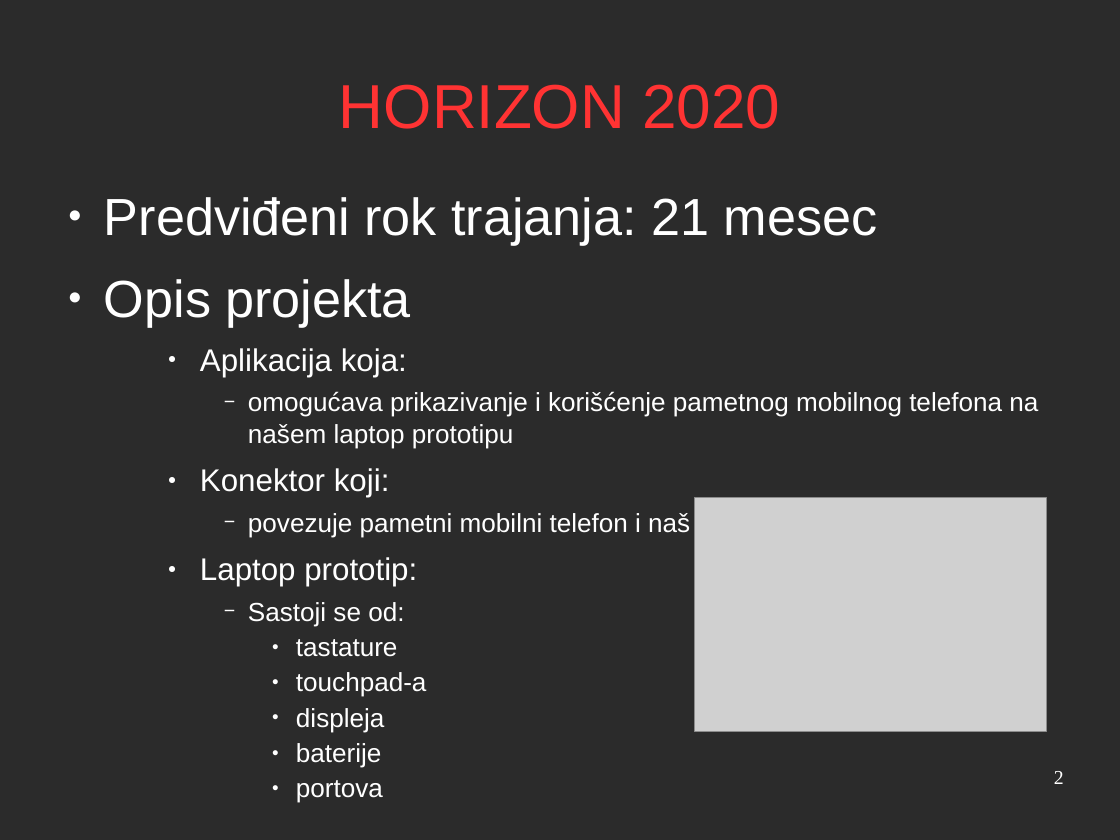
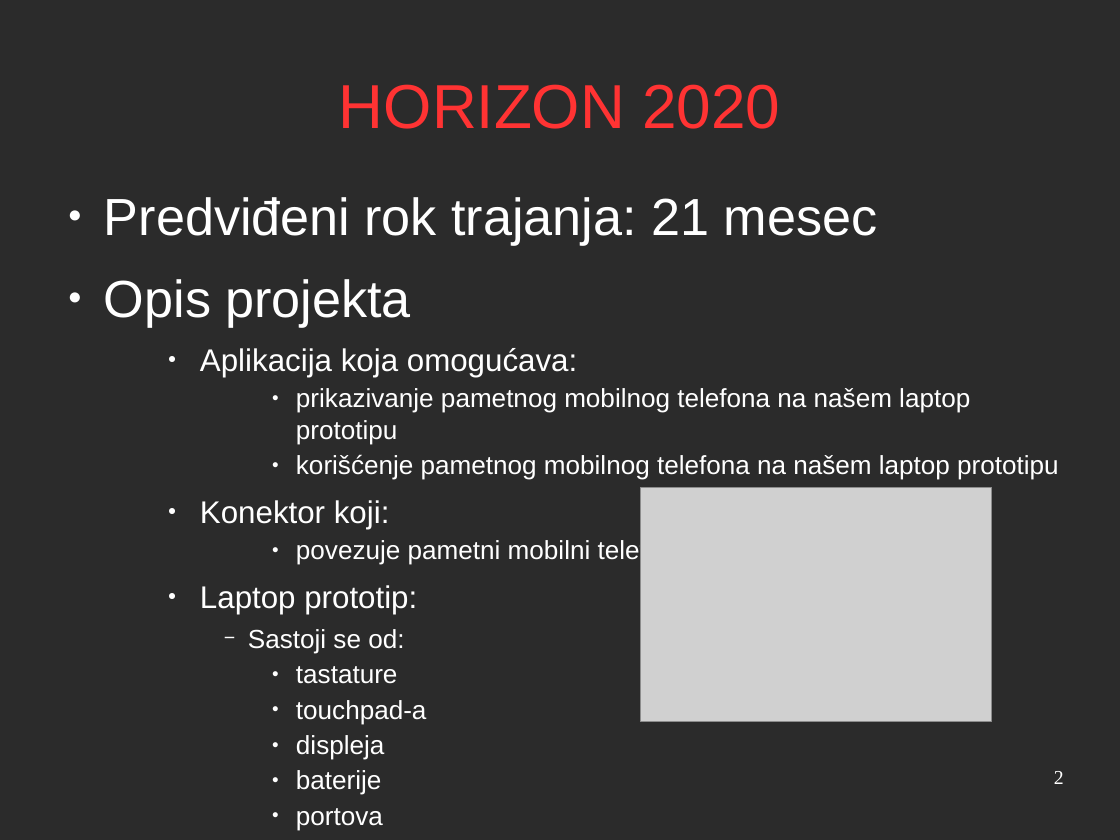
Before and after one commit to salesh/UpravljanjeProjektima, a slide deck: slide 2 of prezentacija/prezentacija.odp. Drawn at 1120x840 pixels with LibreOffice and Linux fonts; fonts in the diff are those of the drawing; grey boxes stand for pictures; background and template pictures are left out; a plain dark background stands for a picture behind light text. Boxes give left, top, right and bottom in pixels: in the first picture for what was removed or moved away, otherwise in the second. Text is boxed around its words. In the diff, an @@ line names an element or a change of style, - is before the commit and + after.

```diff
--- a/prezentacija/prezentacija.odp
+++ b/prezentacija/prezentacija.odp
@@ text at (x1=200, y1=348, x2=1058, y2=480): text changed @@
-    ● Aplikacija koja:
-      − omogućava prikazivanje i korišćenje pametnog mobilnog telefona na našem laptop prototipu
+    ● Aplikacija koja omogućava:
+        ● prikazivanje pametnog mobilnog telefona na našem laptop prototipu
+        ● korišćenje pametnog mobilnog telefona na našem laptop prototipu
@@ picture moved from (x1=695, y1=498, x2=1047, y2=732) to (x1=640, y1=488, x2=992, y2=722) @@
@@ text at (x1=296, y1=538, x2=676, y2=565): bullet − to ●; list level 4 to 5 in "povezuje pametni mobilni telefon i ..." @@
```
Also in this commit, not shown: 7 other slides changed, 14 other files.
